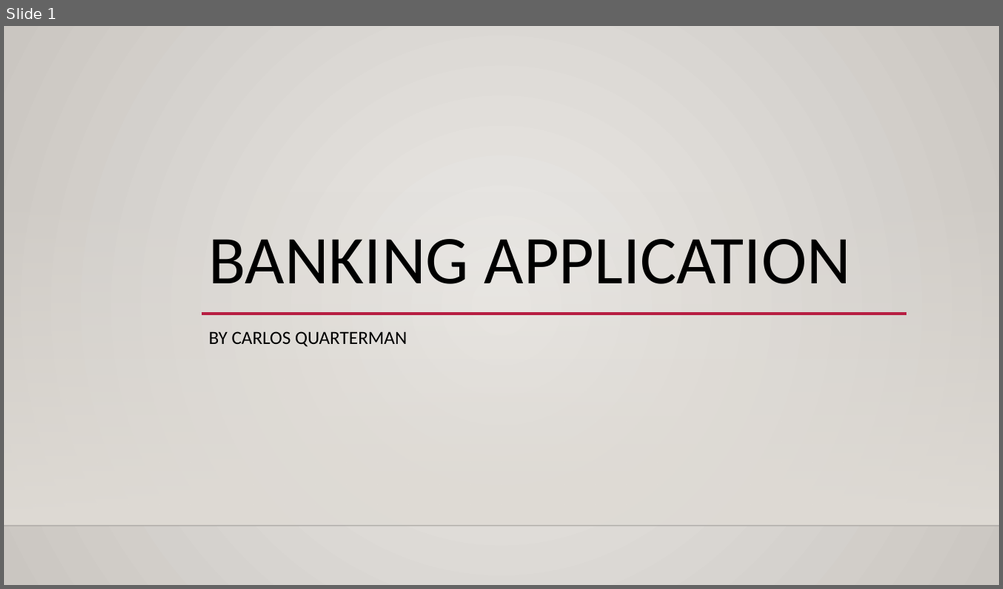
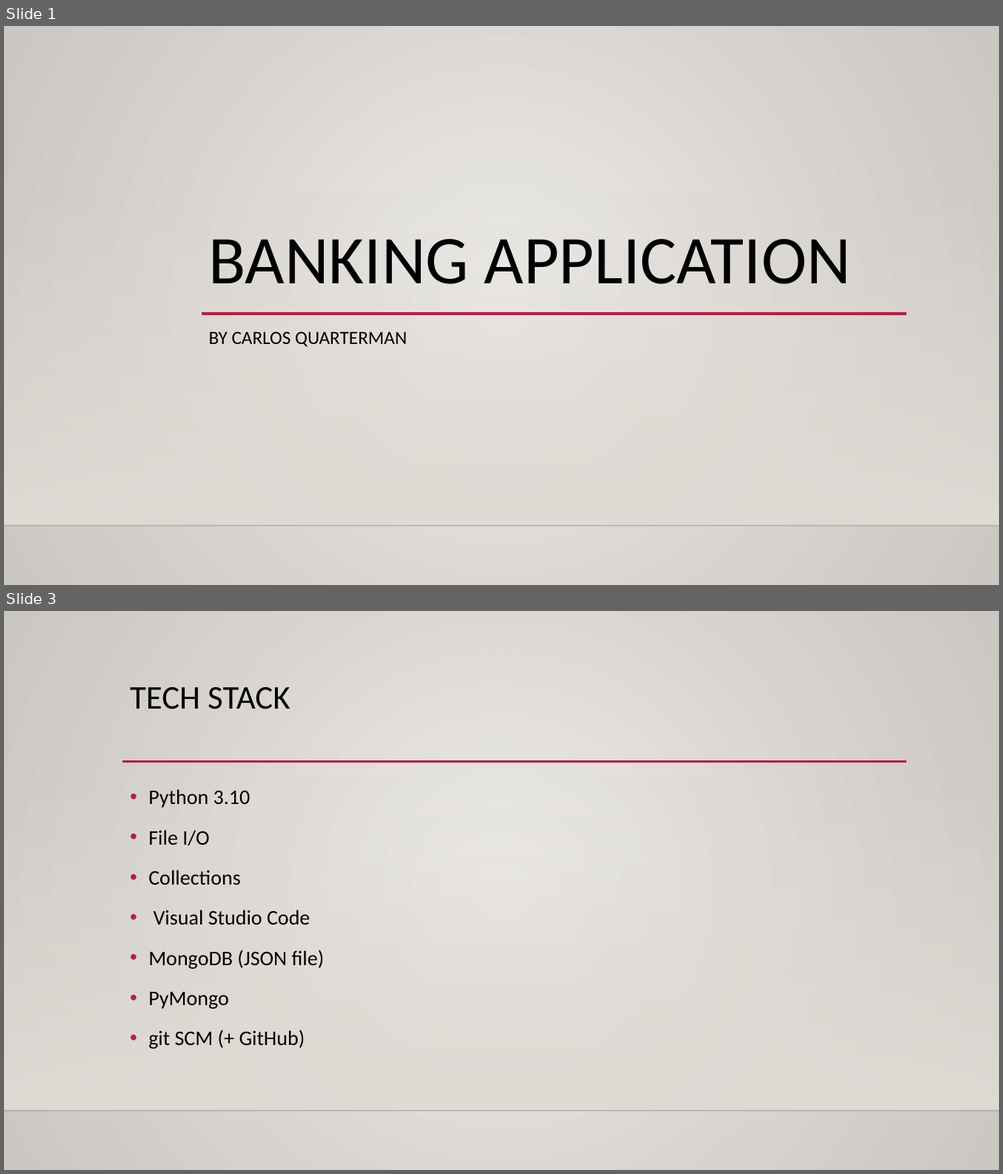
Before and after one commit to Carlos-Quarterman/TestP1, a slide deck: Banking Application Presentation.pptx. Shown one above the other, each under a label of ours: slide 1 before the commit, slides 1 and 3 after it; the slides between them are not shown. The pictures are 1003x589 and 1003x1174 pixels, drawn with LibreOffice and Linux fonts; fonts in the diff are those of the drawing; background and template pictures are left out. Boxes give left, top, right and bottom in pixels: in the first picture for what was removed or moved away, otherwise in the second. Text is boxed around its words. In the diff, an @@ line names an element or a change of style, - is before the commit and + after.

```diff
--- a/Banking Application Presentation.pptx
+++ b/Banking Application Presentation.pptx
@@ slide 3 added at <box>4,611,999,1170</box>, background gradient #ECEAE7 to #CAC7C1; not listed: 2 template elements that a slide beside it also shows @@
@@ title added at <box>130,687,290,709</box>, 32 pt, text #000000 @@
+TECH STACK
@@ line added from (122, 762) to (907, 762), #B71E42 2.5 pt @@
@@ text added at <box>148,789,324,1049</box>, 20 pt, text #000000 @@
+• Python 3.10
+• File I/O
+• Collections
+• Visual Studio Code
+• MongoDB (JSON file)
+• PyMongo
+• git SCM (+ GitHub)
```
Also in this commit, not shown: 1 slide changed, 1 other slide added, 1 slide removed, 1 other file.
